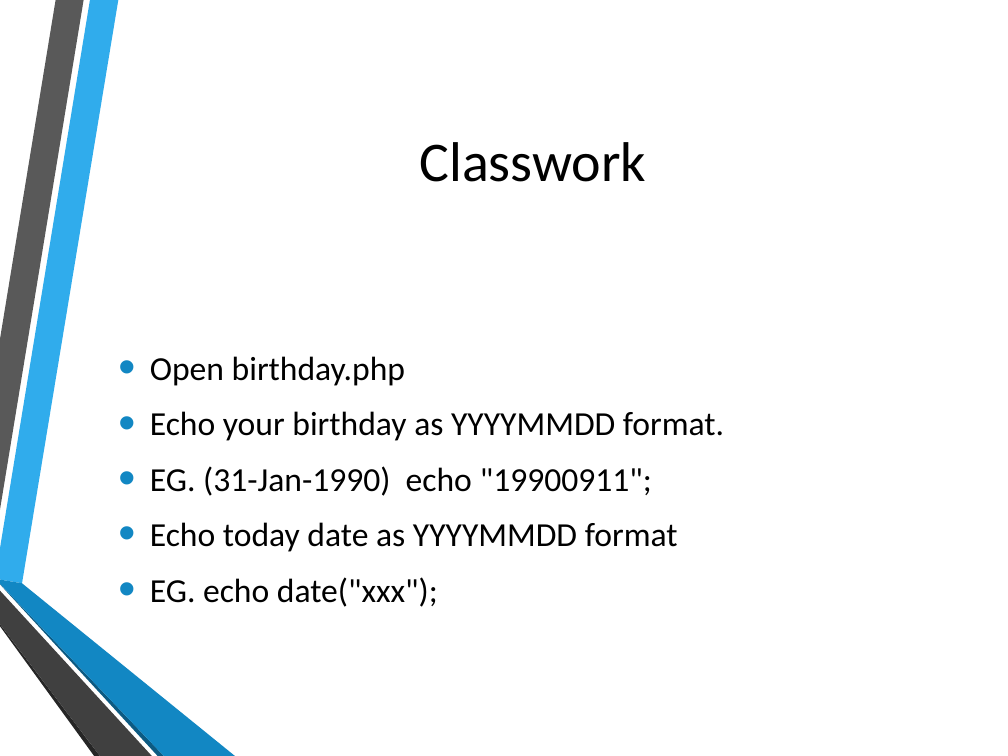
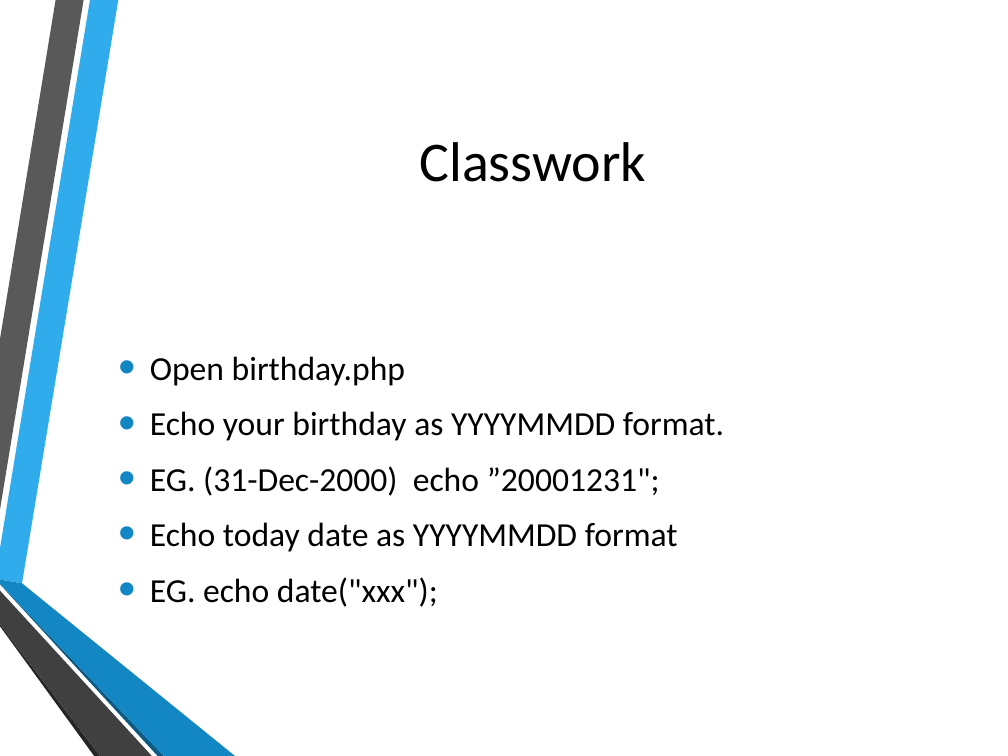
Before and after one commit to hatted/fevaworks-php, a slide deck: slide 35 of php-fw1/lesson1.pptx. Drawn at 1008x756 pixels with LibreOffice and Linux fonts; fonts in the diff are those of the drawing; background and template pictures are left out. Boxes give left, top, right and bottom in pixels: in the first picture for what was removed or moved away, otherwise in the second. Text is boxed around its words. In the diff, an @@ line names an element or a change of style, - is before the commit and + after.

```diff
--- a/php-fw1/lesson1.pptx
+++ b/php-fw1/lesson1.pptx
@@ text at (x1=150, y1=466, x2=660, y2=496): text changed @@
-• EG. (31-Jan-1990) echo "19900911";
+• EG. (31-Dec-2000) echo ”20001231";
```
Also in this commit, not shown: 2 other slides changed, 18 other files.
